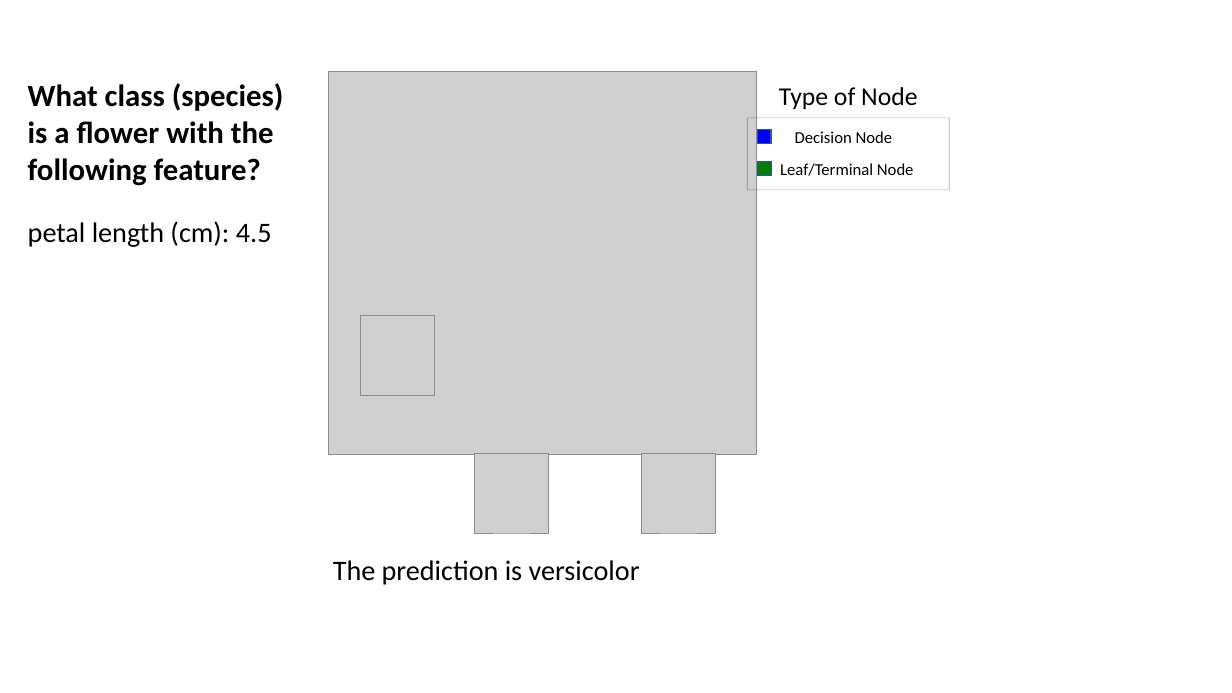
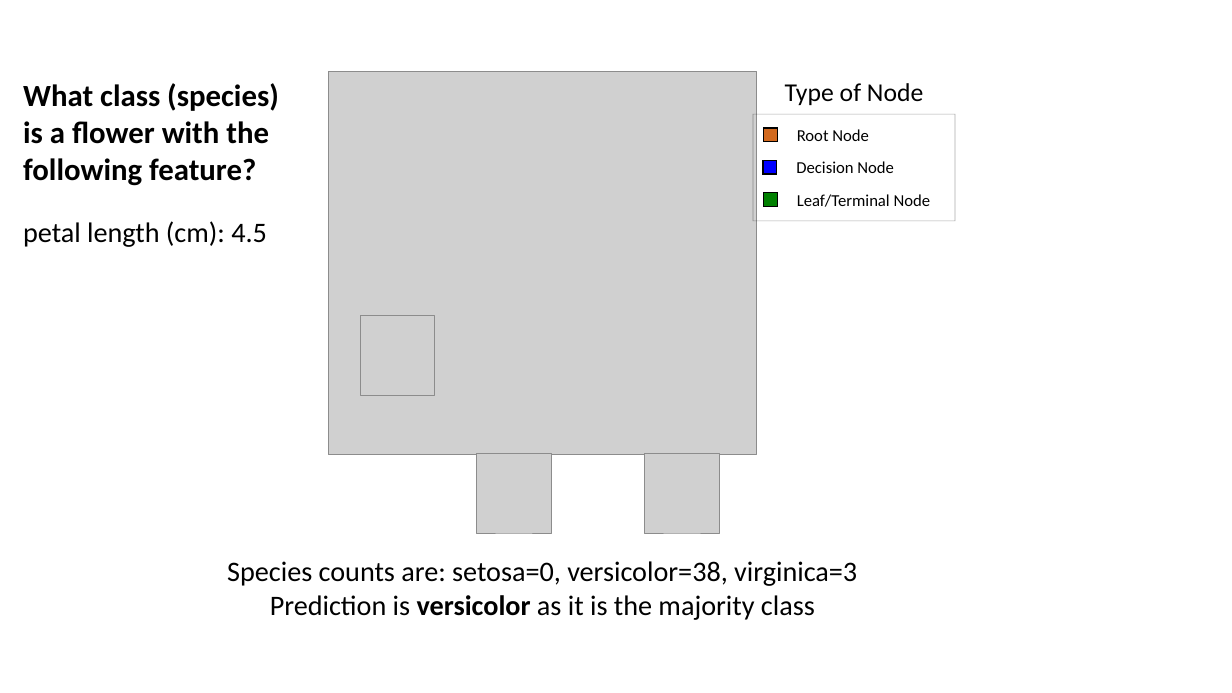
Before and after one commit to mGalarnyk/Python_Tutorials, a slide deck: slide 5 of Sklearn/DecisionTrees/powerpoint/DecisionComparison.pptx. Drawn at 1232x693 pixels with LibreOffice and Linux fonts; fonts in the diff are those of the drawing; grey boxes stand for pictures. Boxes give left, top, right and bottom in pixels: in the first picture for what was removed or moved away, otherwise in the second. Text is boxed around its words. In the diff, an @@ line names an element or a change of style, - is before the commit and + after.

Commit message:
Updated DT example to have a root node

```diff
--- a/Sklearn/DecisionTrees/powerpoint/DecisionComparison.pptx
+++ b/Sklearn/DecisionTrees/powerpoint/DecisionComparison.pptx
@@ text "What class (species) is a ...": place and size @@
-text "What class (species) is a ..." at [28,83,284,247]
+text "What class (species) is a ..." at [23,83,279,247]
@@ text "Type of Node": place and size @@
-text "Type of Node" at [779,87,917,109]
+text "Type of Node" at [785,83,923,105]
@@ rectangle: place and size @@
-rectangle at [748,118,950,190]
+rectangle at [753,115,956,222]
@@ rectangle at [763,128,777,141]: fill #0000FF to #D2691E; outline #325491 1 pt to #000000 1 pt @@
@@ text added at [797,129,869,141], 13 pt, text #000000 @@
+Root Node
@@ 2 rectangles, 1 picture: place and size @@
-2 rectangles, 1 picture at [641,129,772,533]
+2 rectangles, 1 picture at [645,128,777,533]
@@ rectangle at [763,160,777,174]: fill #008000 to #0000FF; outline #325491 1 pt to #000000 1 pt @@
@@ text "Decision Node": place and size @@
-text "Decision Node" at [795,131,893,143]
+text "Decision Node" at [796,161,894,173]
@@ text "Decision Node" at [796,161,894,173]: alignment centre to left @@
@@ rectangle added at [763,192,777,206], fill #008000, outline #000000 1 pt @@
@@ text "Leaf/Terminal Node": place and size @@
-text "Leaf/Terminal Node" at [780,163,914,176]
+text "Leaf/Terminal Node" at [797,194,931,207]
@@ text added at [227,561,857,620], 22 pt, text #000000 @@
+Species counts are: setosa=0, versicolor=38, virginica=3
+Prediction is versicolor as it is the majority class
@@ text removed at [333,560,640,585] @@
-The prediction is versicolor
```
Also in this commit, not shown: 8 other files.
